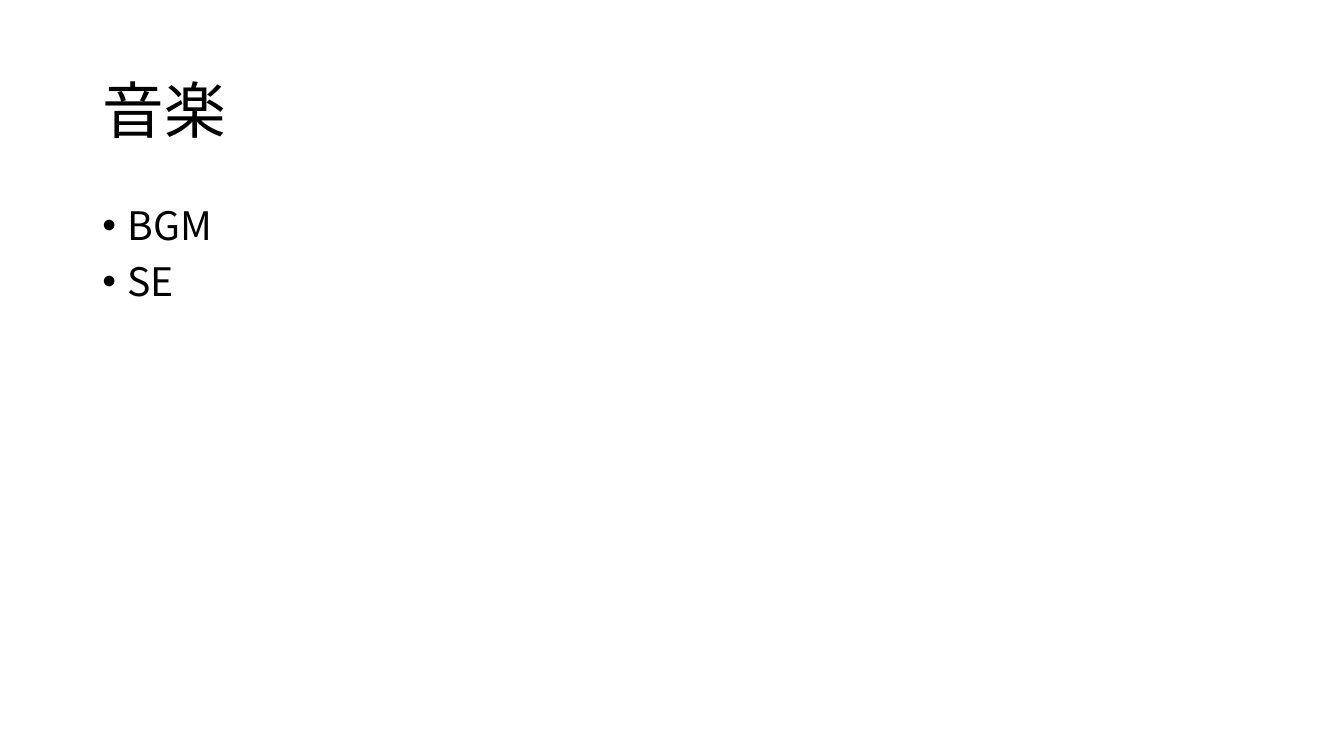
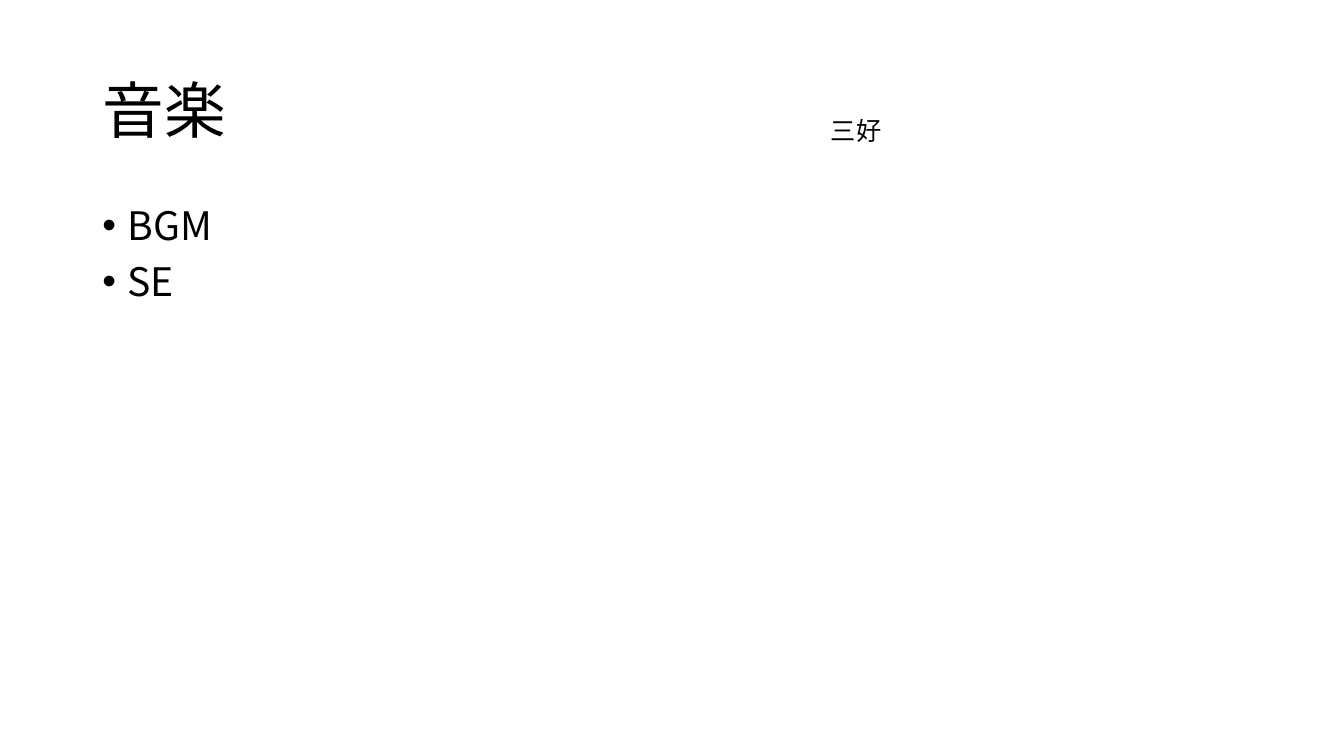
Before and after one commit to yuzasan/I_team2, a slide deck: slide 7 of モンスト(仮)仕様書.pptx (slide 8 before the commit). Drawn at 1344x756 pixels with LibreOffice and Linux fonts; fonts in the diff are those of the drawing. Boxes give left, top, right and bottom in pixels: in the first picture for what was removed or moved away, otherwise in the second. Text is boxed around its words. In the diff, an @@ line names an element or a change of style, - is before the commit and + after.

```diff
--- a/モンスト(仮)仕様書.pptx
+++ b/モンスト(仮)仕様書.pptx
@@ text added at [831, 119, 881, 142], 18 pt, text #000000 @@
+三好
```
Also in this commit, not shown: 6 other slides changed, 1 slide added.
